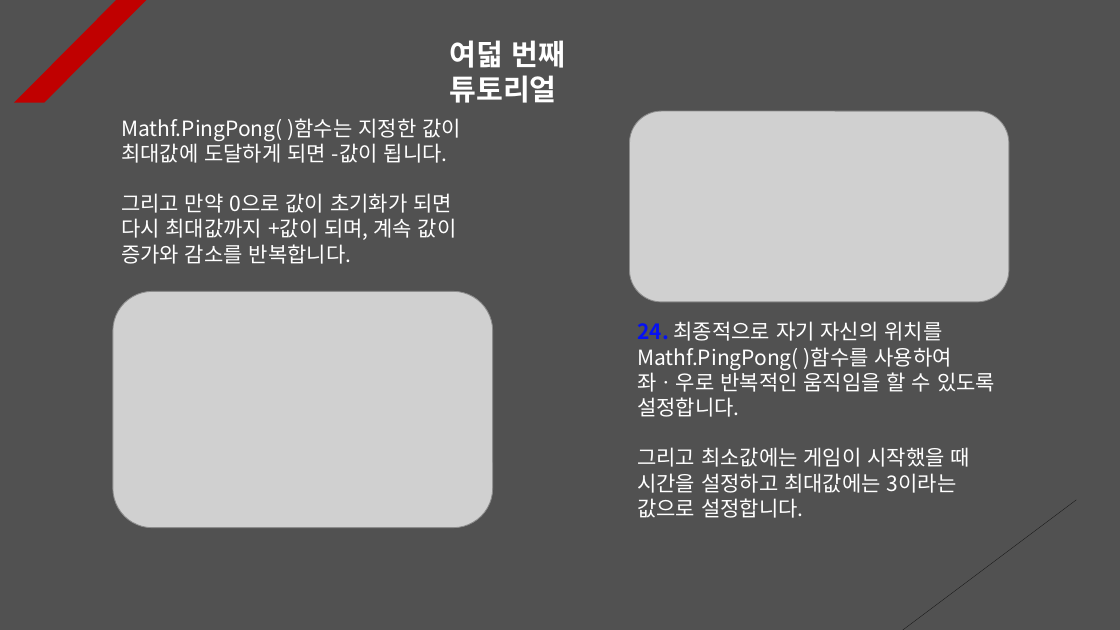
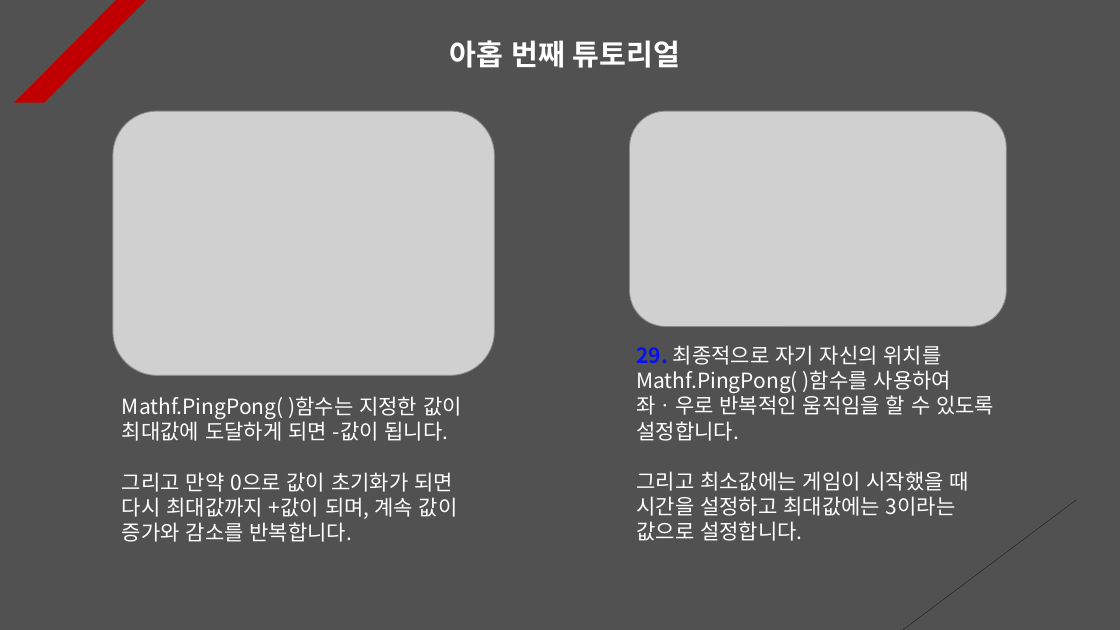
Before and after one commit to Unity2033/3D-UnityEngine, a slide deck: slide 11 of Assets/Class/NavMesh Obstacle/PPT Data/NavMesh Obstacle Example.pptx (slide 10 before the commit). Drawn at 1120x630 pixels with LibreOffice and Linux fonts; fonts in the diff are those of the drawing; grey boxes stand for pictures. Boxes give left, top, right and bottom in pixels: in the first picture for what was removed or moved away, otherwise in the second. Text is boxed around its words. In the diff, an @@ line names an element or a change of style, - is before the commit and + after.

```diff
--- a/Assets/Class/NavMesh Obstacle/PPT Data/NavMesh Obstacle Example.pptx
+++ b/Assets/Class/NavMesh Obstacle/PPT Data/NavMesh Obstacle Example.pptx
@@ text at (x1=450, y1=40, x2=680, y2=68): text changed @@
-여덟 번째 튜토리얼
+아홉 번째 튜토리얼
@@ picture resized from (x1=113, y1=292, x2=492, y2=528) to (x1=113, y1=111, x2=494, y2=376) @@
@@ picture resized from (x1=629, y1=111, x2=1009, y2=302) to (x1=629, y1=111, x2=1007, y2=326) @@
@@ text "29. 최종적으로 자기 자신의 위치를 ..." moved from (x1=637, y1=321, x2=995, y2=518) to (x1=636, y1=345, x2=994, y2=541) @@
@@ text at (x1=636, y1=345, x2=994, y2=441): text changed @@
-24. 최종적으로 자기 자신의 위치를 Mathf.PingPong( )함수를 사용하여 좌ㆍ우로 반복적인 움직임을 할 수 있도록 설정합니다.
+29. 최종적으로 자기 자신의 위치를 Mathf.PingPong( )함수를 사용하여 좌ㆍ우로 반복적인 움직임을 할 수 있도록 설정합니다.
@@ text "Mathf.PingPong( )함수는 지정한 값이 최대값에 ..." moved from (x1=121, y1=118, x2=461, y2=264) to (x1=122, y1=396, x2=462, y2=542) @@
```
Also in this commit, not shown: 7 other slides changed, 2 slides added, 1 slide removed, 4 other files.
